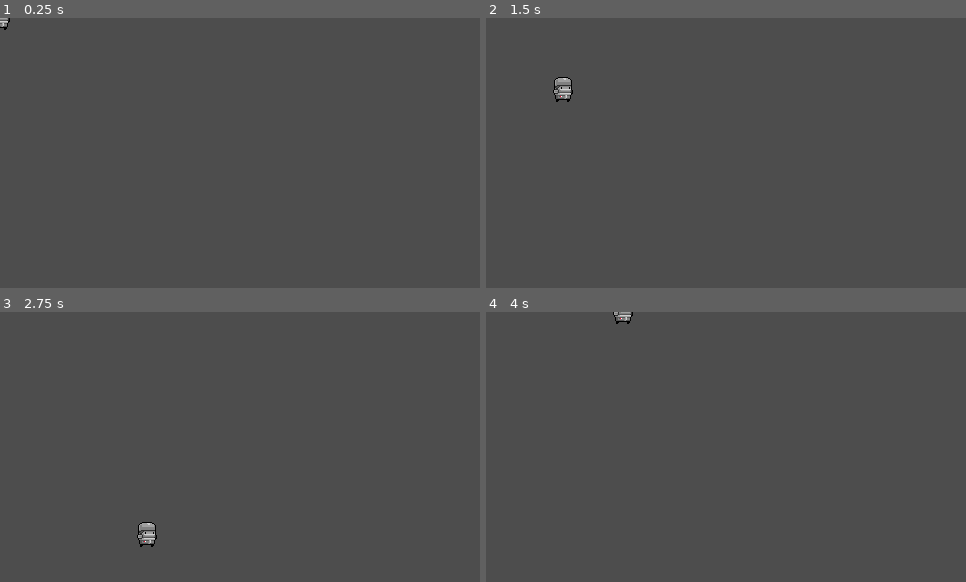
Above: before the commit, frames 1-4 (two rows, left to right).
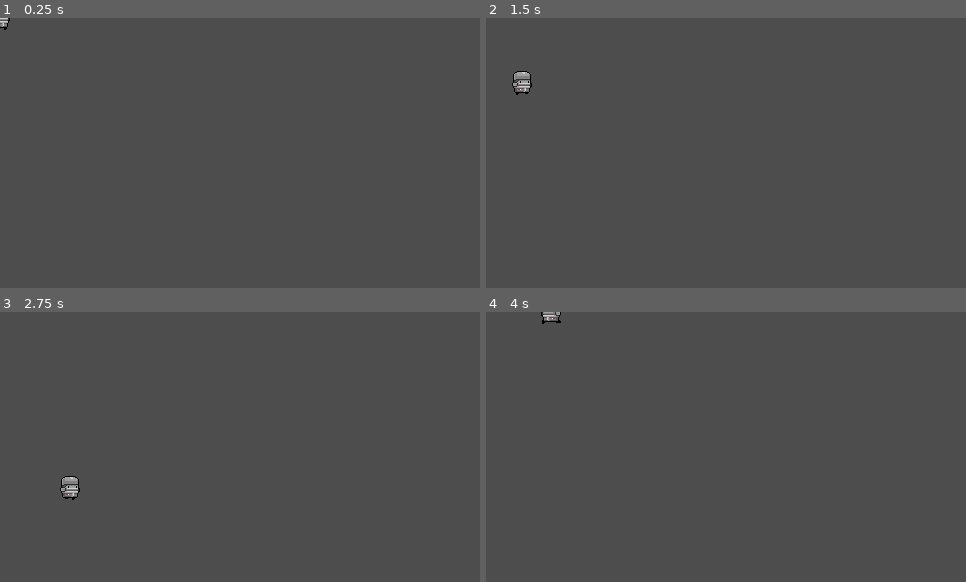
Above: after the commit, the same moments.

Repository: JuFraLie/Penantang
Game: Godot game, scene res://scene/player.tscn
Two runs of this game, one before a commit and one after it. Both use one fixed random seed, a clock stepped at 60 frames per second and the inputs below.
Inputs (mouse positions are in pixels of both pictures, inside the frame that each line leads up to):
- Up to frame 1 (0.25 s): no input
- Up to frame 2 (1.5 s): tap Enter at 0.5 s; move the mouse to (831, 139) at 0.52 s; hold D (move_right) 0.53-1.28 s; click (831, 139) at 0.6 s; move the mouse to (630, 166) at 1.27 s; hold S (move_down) from 1.28 s (still down); right-click (630, 166) at 1.35 s
- Up to frame 3 (2.75 s): move the mouse to (288, 387) at 2.02 s; release S (move_down) at 2.03 s; hold D (move_right) from 2.03 s (still down); click (288, 387) at 2.1 s
- Up to frame 4 (4 s): move the mouse to (702, 501) at 2.77 s; release D (move_right) at 2.78 s; hold W (move_up) 2.78-3.53 s; right-click (702, 501) at 2.85 s; move the mouse to (870, 487) at 3.52 s; hold A (move_left) from 3.53 s (still down); click (870, 487) at 3.6 s

The runs differ from the first frame. In frame 1, less than 0.1% of the frame differs, in the area x 0-3%, y 0-2%; in frame 2, 0.5%, in the area x 5-19%, y 19-32%; in frame 3, 0.5%; in frame 4, 0.2%.

Commit message:
menambahkan animasi walk dan idle untuk player

Diff:
--- a/scene/main.tscn
+++ b/scene/main.tscn
@@ -30,10 +30,10 @@
 theme_override_font_sizes/font_size = 12
 
 [node name="ResultLabel" type="Label" parent="UI" unique_id=1966139111]
-offset_left = 224.0
-offset_top = 101.0
-offset_right = 264.0
-offset_bottom = 168.0
+offset_left = 219.0
+offset_top = 98.0
+offset_right = 259.0
+offset_bottom = 165.0
 theme_override_font_sizes/font_size = 48
 
 [node name="Camera2D" type="Camera2D" parent="." unique_id=1172502066]
--- a/scene/player.tscn
+++ b/scene/player.tscn
@@ -2,13 +2,111 @@
 
 [ext_resource type="Script" uid="uid://d3qdcktaqrjd" path="res://script/player/Player.gd" id="1_g2vtq"]
 [ext_resource type="Script" uid="uid://rwyirsbh43ug" path="res://script/state_machine/StateMachine.gd" id="2_g2vtq"]
+[ext_resource type="Texture2D" uid="uid://bonkfy6rh2mot" path="res://asset/player/idle.png" id="2_ml7e8"]
 [ext_resource type="Script" uid="uid://rp814b2cn6l5" path="res://script/player/PlayerIdle.gd" id="3_g2vtq"]
+[ext_resource type="Texture2D" uid="uid://dvpk1xkosmtt3" path="res://asset/player/walk.png" id="3_ihjo1"]
 [ext_resource type="Script" uid="uid://cged8yh7p5v2i" path="res://script/player/PlayerMove.gd" id="4_g2vtq"]
 [ext_resource type="Script" uid="uid://bkb0v3j6wad11" path="res://script/player/PlayerDodge.gd" id="5_g2vtq"]
 [ext_resource type="Script" uid="uid://ruto4c1rsu08" path="res://script/player/PlayerAttack.gd" id="6_g2vtq"]
 [ext_resource type="Script" uid="uid://bqvjiko1qirar" path="res://script/player/PlayerHitbox.gd" id="7_34jf3"]
 [ext_resource type="Script" uid="uid://ct3usbe4ud417" path="res://script/player/PlayerHurtbox.gd" id="8_u7b46"]
-[ext_resource type="Texture2D" uid="uid://bkuyeh2it2mhk" path="res://asset/player/base.png" id="9_2fvbb"]
+
+[sub_resource type="AtlasTexture" id="AtlasTexture_dk1vr"]
+atlas = ExtResource("2_ml7e8")
+region = Rect2(0, 0, 32, 32)
+
+[sub_resource type="AtlasTexture" id="AtlasTexture_34jf3"]
+atlas = ExtResource("2_ml7e8")
+region = Rect2(32, 0, 32, 32)
+
+[sub_resource type="AtlasTexture" id="AtlasTexture_u7b46"]
+atlas = ExtResource("2_ml7e8")
+region = Rect2(64, 0, 32, 32)
+
+[sub_resource type="AtlasTexture" id="AtlasTexture_j4wxg"]
+atlas = ExtResource("2_ml7e8")
+region = Rect2(96, 0, 32, 32)
+
+[sub_resource type="AtlasTexture" id="AtlasTexture_bup7g"]
+atlas = ExtResource("3_ihjo1")
+region = Rect2(0, 0, 32, 32)
+
+[sub_resource type="AtlasTexture" id="AtlasTexture_4ja17"]
+atlas = ExtResource("3_ihjo1")
+region = Rect2(32, 0, 32, 32)
+
+[sub_resource type="AtlasTexture" id="AtlasTexture_v4iqv"]
+atlas = ExtResource("3_ihjo1")
+region = Rect2(64, 0, 32, 32)
+
+[sub_resource type="AtlasTexture" id="AtlasTexture_42h83"]
+atlas = ExtResource("3_ihjo1")
+region = Rect2(96, 0, 32, 32)
+
+[sub_resource type="AtlasTexture" id="AtlasTexture_iuf2t"]
+atlas = ExtResource("3_ihjo1")
+region = Rect2(128, 0, 32, 32)
+
+[sub_resource type="AtlasTexture" id="AtlasTexture_jrjdb"]
+atlas = ExtResource("3_ihjo1")
+region = Rect2(160, 0, 32, 32)
+
+[sub_resource type="AtlasTexture" id="AtlasTexture_kk4ol"]
+atlas = ExtResource("3_ihjo1")
+region = Rect2(192, 0, 32, 32)
+
+[sub_resource type="AtlasTexture" id="AtlasTexture_4reak"]
+atlas = ExtResource("3_ihjo1")
+region = Rect2(224, 0, 32, 32)
+
+[sub_resource type="SpriteFrames" id="SpriteFrames_bhunq"]
+animations = [{
+"frames": [{
+"duration": 1.0,
+"texture": SubResource("AtlasTexture_dk1vr")
+}, {
+"duration": 1.0,
+"texture": SubResource("AtlasTexture_34jf3")
+}, {
+"duration": 1.0,
+"texture": SubResource("AtlasTexture_u7b46")
+}, {
+"duration": 1.0,
+"texture": SubResource("AtlasTexture_j4wxg")
+}],
+"loop": 1,
+"name": &"idle",
+"speed": 7.0
+}, {
+"frames": [{
+"duration": 1.0,
+"texture": SubResource("AtlasTexture_bup7g")
+}, {
+"duration": 1.0,
+"texture": SubResource("AtlasTexture_4ja17")
+}, {
+"duration": 1.0,
+"texture": SubResource("AtlasTexture_v4iqv")
+}, {
+"duration": 1.0,
+"texture": SubResource("AtlasTexture_42h83")
+}, {
+"duration": 1.0,
+"texture": SubResource("AtlasTexture_iuf2t")
+}, {
+"duration": 1.0,
+"texture": SubResource("AtlasTexture_jrjdb")
+}, {
+"duration": 1.0,
+"texture": SubResource("AtlasTexture_kk4ol")
+}, {
+"duration": 1.0,
+"texture": SubResource("AtlasTexture_4reak")
+}],
+"loop": 1,
+"name": &"walk",
+"speed": 10.0
+}]
 
 [sub_resource type="CircleShape2D" id="CircleShape2D_tcgrh"]
 radius = 15.0
@@ -22,7 +120,10 @@
 script = ExtResource("1_g2vtq")
 
 [node name="AnimatedSprite2D" type="AnimatedSprite2D" parent="." unique_id=622921712]
-visible = false
+sprite_frames = SubResource("SpriteFrames_bhunq")
+animation = &"idle"
+autoplay = "idle"
+frame_progress = 0.76516575
 
 [node name="CollisionShape2D" type="CollisionShape2D" parent="." unique_id=742284599]
 shape = SubResource("CircleShape2D_tcgrh")
@@ -43,14 +144,6 @@
 [node name="Attack" type="Node" parent="StateMachine" unique_id=1470662214]
 script = ExtResource("6_g2vtq")
 
-[node name="TempVisual" type="ColorRect" parent="." unique_id=1814751218 groups=["player"]]
-visible = false
-modulate = Color(0, 0.55987823, 0.88312584, 1)
-offset_left = -16.0
-offset_top = -16.0
-offset_right = 16.0
-offset_bottom = 16.0
-
 [node name="Hitbox" type="Area2D" parent="." unique_id=1521519514]
 monitoring = false
 script = ExtResource("7_34jf3")
@@ -64,6 +157,3 @@
 
 [node name="CollisionShape2D" type="CollisionShape2D" parent="Hurtbox" unique_id=1649146837]
 shape = SubResource("CircleShape2D_bhunq")
-
-[node name="Sprite" type="Sprite2D" parent="." unique_id=1400562000]
-texture = ExtResource("9_2fvbb")
--- a/script/player/Player.gd
+++ b/script/player/Player.gd
@@ -7,20 +7,17 @@
 var health: int
 
 @onready var hitbox: Area2D = $Hitbox
-@onready var visual: ColorRect = $TempVisual
-
-var original_color: Color
+@onready var sprite: AnimatedSprite2D = $AnimatedSprite2D
 
 func _ready() -> void:
 	health = max_health
 	hitbox.monitoring = false
-	original_color = visual.color
 
 func take_damage(amount: int) -> void:
 	health -= amount
 	_flash()
 
 func _flash() -> void:
-	visual.color = Color.WHITE
+	sprite.modulate = Color.WHITE
 	await get_tree().create_timer(0.1).timeout
-	visual.color = original_color
+	sprite.modulate = Color(1, 1, 1, 1)
--- a/script/player/PlayerIdle.gd
+++ b/script/player/PlayerIdle.gd
@@ -1,9 +1,11 @@
 extends State
 
 @onready var player: CharacterBody2D = owner
+@onready var sprite: AnimatedSprite2D = player.get_node("AnimatedSprite2D")
 
 func enter() -> void:
 	player.velocity = Vector2.ZERO
+	sprite.play("idle")
 
 func physics_update(_delta: float) -> void:
 	if Input.is_action_just_pressed("dodge"):
--- a/script/player/PlayerMove.gd
+++ b/script/player/PlayerMove.gd
@@ -1,8 +1,12 @@
 extends State
 
-@export var speed: float = 200.0
+@export var speed: float = 95.0 #ator depe kecepatan tarencana si klo lari 300
 
 @onready var player: CharacterBody2D = owner
+@onready var sprite: AnimatedSprite2D = player.get_node("AnimatedSprite2D")
+
+func enter() -> void:
+	sprite.play("walk")
 
 func physics_update(_delta: float) -> void:
 	if Input.is_action_just_pressed("dodge"):
@@ -16,5 +20,6 @@
 		transitioned.emit("Idle")
 		return
 	player.facing_direction = input_dir
+	sprite.flip_h = input_dir.x < 0
 	player.velocity = input_dir * speed
 	player.move_and_slide()
